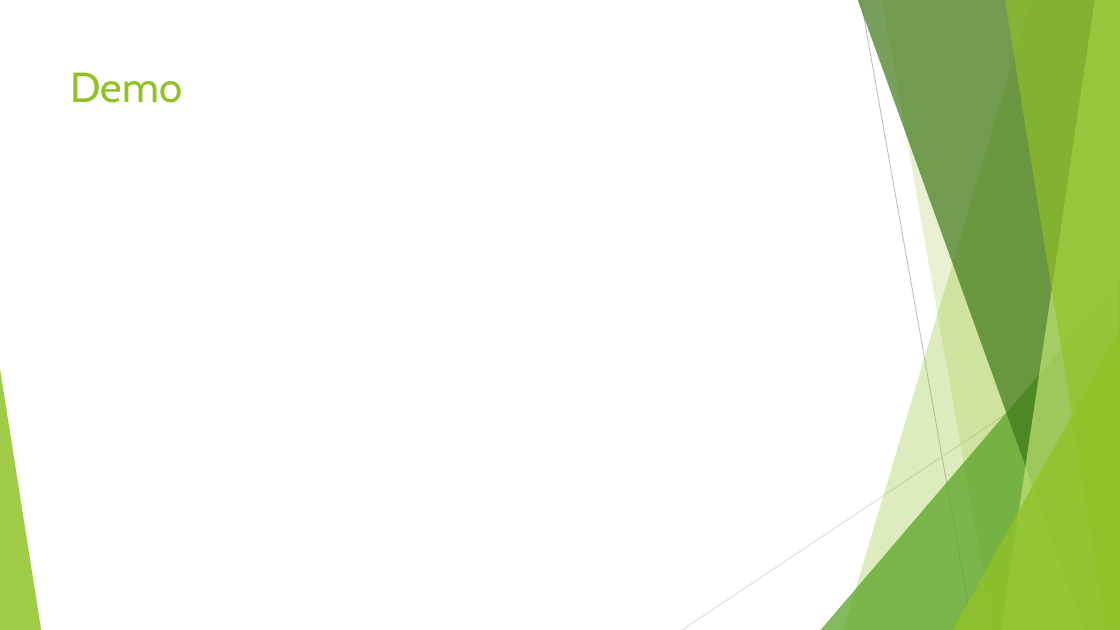
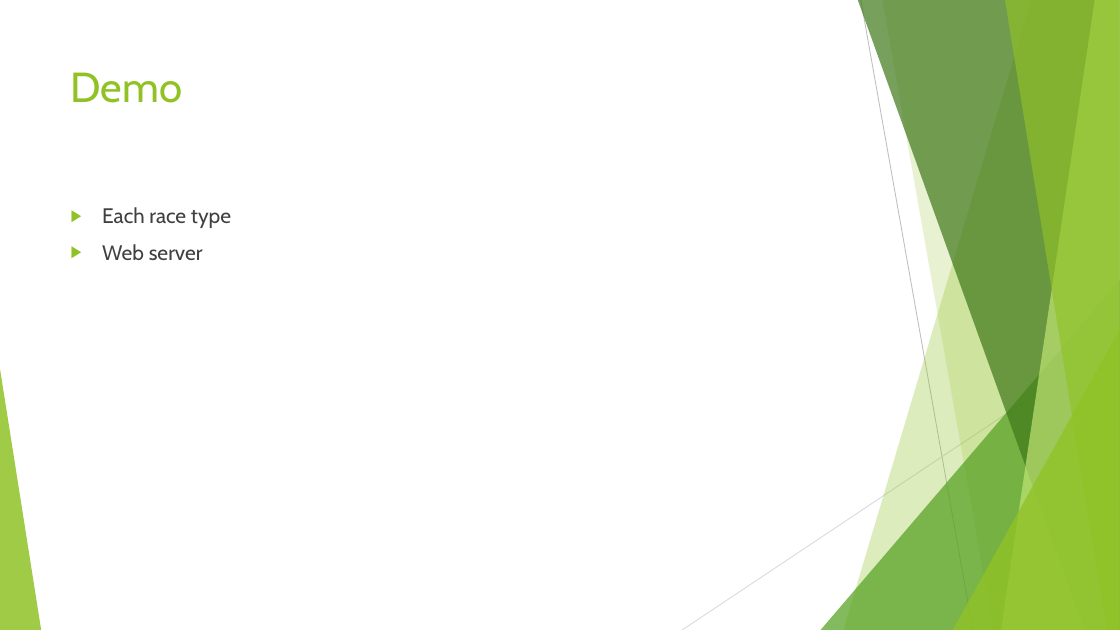
Before and after one commit to jamesonn/CS361_Final_Project, a slide deck: slide 10 of Chrono Timer v1.pptx. Drawn at 1120x630 pixels with LibreOffice and Linux fonts; fonts in the diff are those of the drawing. Boxes give left, top, right and bottom in pixels: in the first picture for what was removed or moved away, otherwise in the second. Text is boxed around its words. In the diff, an @@ line names an element or a change of style, - is before the commit and + after.

```diff
--- a/Chrono Timer v1.pptx
+++ b/Chrono Timer v1.pptx
@@ text added at [102, 207, 231, 260], 18 pt, text #404040 @@
+▶ Each race type
+▶ Web server
```
Also in this commit, not shown: 2 other slides changed.
